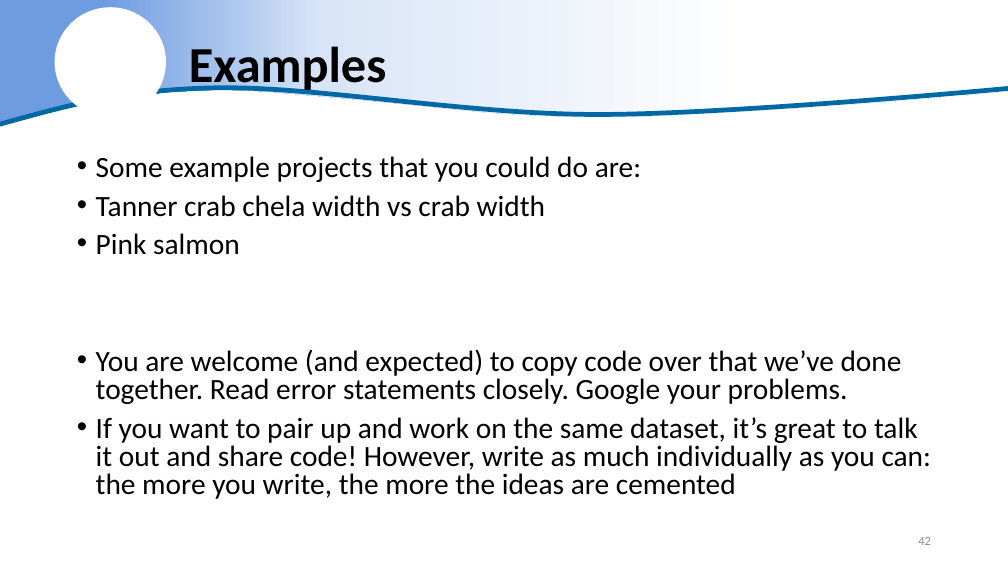
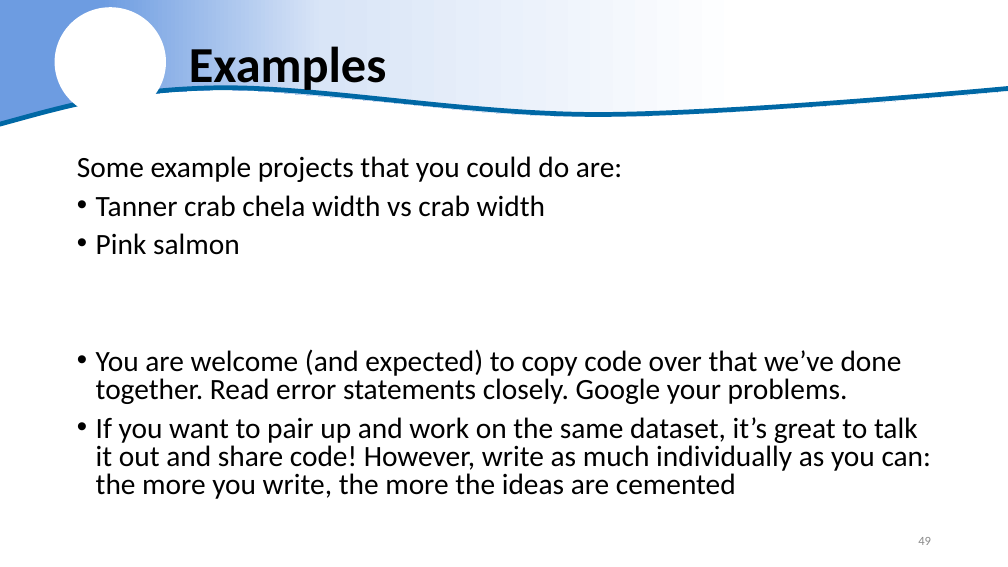
Before and after one commit to justinpriest/R_Intro_ADFG, a slide deck: slide 49 of The Basics of R - Day 2.pptx (slide 42 before the commit). Drawn at 1008x567 pixels with LibreOffice and Linux fonts; fonts in the diff are those of the drawing; background and template pictures are left out. Boxes give left, top, right and bottom in pixels: in the first picture for what was removed or moved away, otherwise in the second. Text is boxed around its words. In the diff, an @@ line names an element or a change of style, - is before the commit and + after.

```diff
--- a/The Basics of R - Day 2.pptx
+++ b/The Basics of R - Day 2.pptx
@@ text at (x1=77, y1=156, x2=622, y2=182): bullet • to none @@
@@ page number at (x1=918, y1=537, x2=931, y2=545): text changed @@
-42
+49
```
Also in this commit, not shown: 17 other slides changed, 7 slides added, 19 other files.
